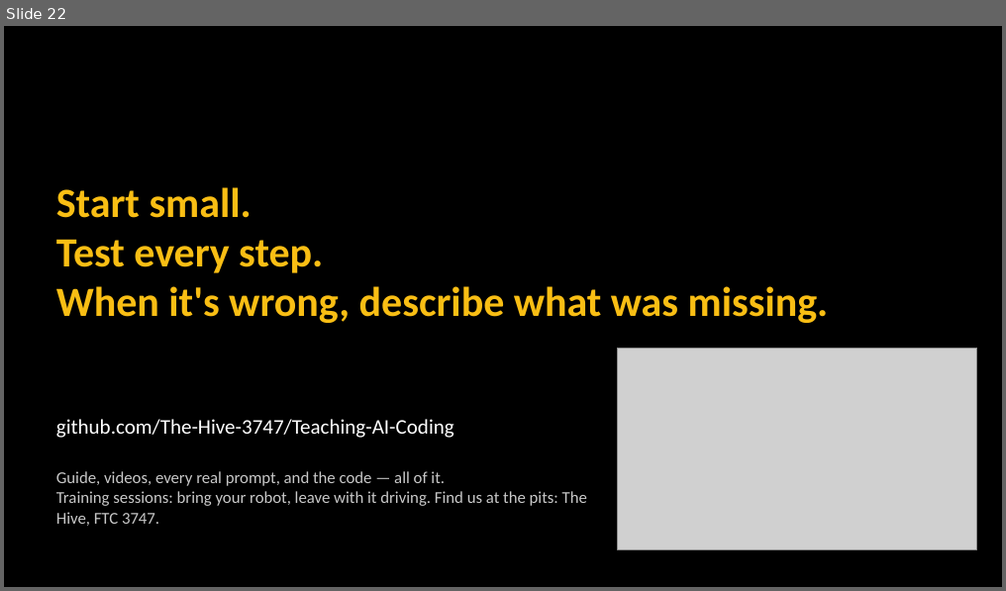
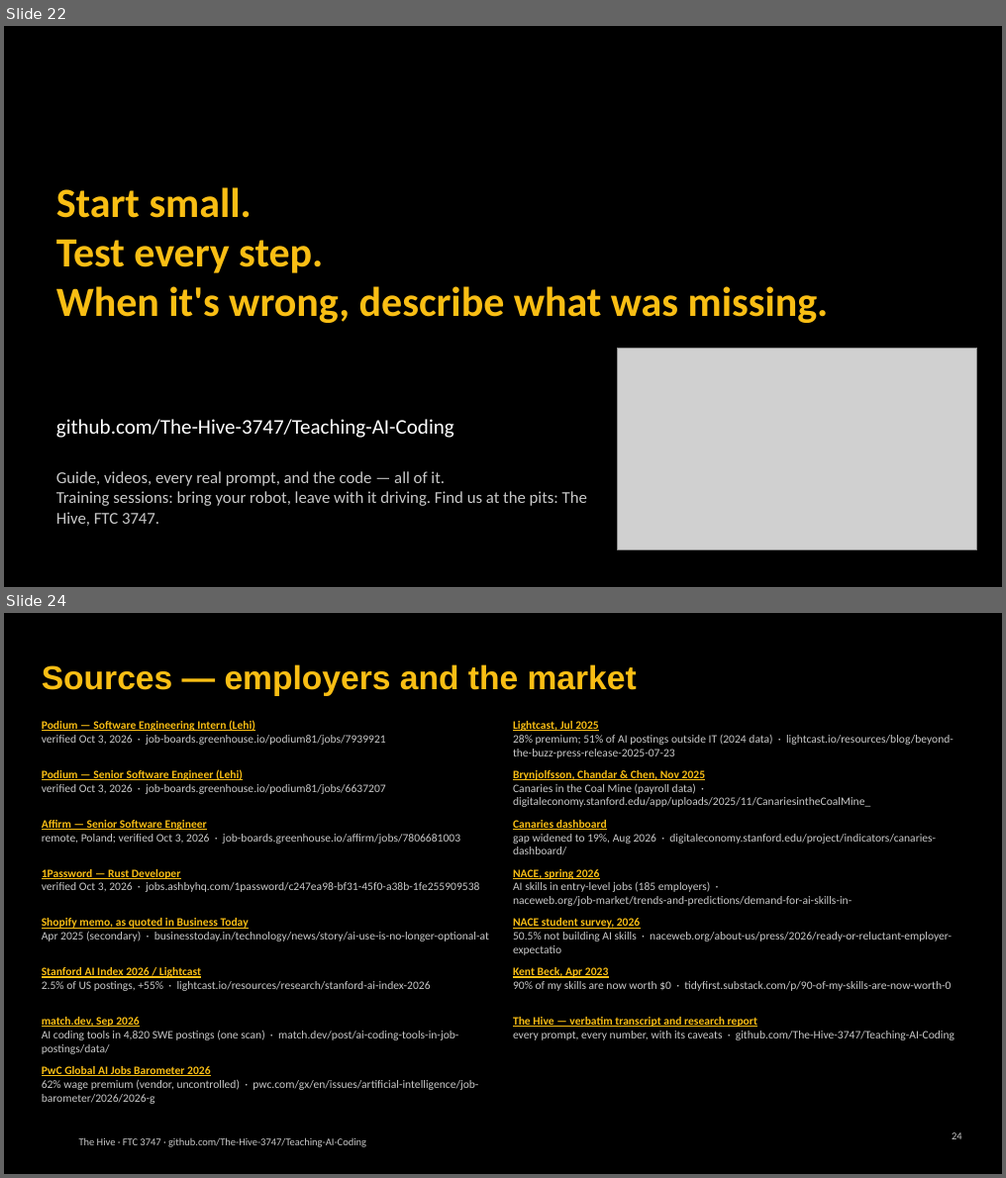
Before and after one commit to The-Hive-3747/Teaching-AI-Coding, a slide deck: slides/kickoff.pptx. Shown one above the other, each under a label of ours: slide 22 before the commit, slides 22 and 24 after it; the slides between them are not shown. The pictures are 1006x591 and 1006x1178 pixels, drawn with LibreOffice and Linux fonts; fonts in the diff are those of the drawing; grey boxes stand for pictures; background and template pictures are left out. Boxes give left, top, right and bottom in pixels: in the first picture for what was removed or moved away, otherwise in the second. Text is boxed around its words. In the diff, an @@ line names an element or a change of style, - is before the commit and + after.

```diff
--- a/slides/kickoff.pptx
+++ b/slides/kickoff.pptx
@@ slide 24 added at <box>4,613,1002,1174</box>, background #000000 @@
@@ title added at <box>42,664,637,696</box>, 32 pt, text #F9BE14, bold @@
+Sources — employers and the market
@@ text added at <box>42,720,386,745</box>, 11 pt, text #C8C8C8 @@
+Podium — Software Engineering Intern (Lehi)
+verified Oct 3, 2026 · job-boards.greenhouse.io/podium81/jobs/7939921
@@ text added at <box>513,721,953,759</box>, 11 pt, text #C8C8C8 @@
+Lightcast, Jul 2025
+28% premium; 51% of AI postings outside IT (2024 data) · lightcast.io/resources/blog/beyond-the-buzz-press-release-2025-07-23
@@ text added at <box>42,769,386,794</box>, 11 pt, text #C8C8C8 @@
+Podium — Senior Software Engineer (Lehi)
+verified Oct 3, 2026 · job-boards.greenhouse.io/podium81/jobs/6637207
@@ text added at <box>513,770,870,807</box>, 11 pt, text #C8C8C8 @@
+Brynjolfsson, Chandar & Chen, Nov 2025
+Canaries in the Coal Mine (payroll data) · digitaleconomy.stanford.edu/app/uploads/2025/11/CanariesintheCoalMine_
@@ text added at <box>42,820,460,844</box>, 11 pt, text #C8C8C8 @@
+Affirm — Senior Software Engineer
+remote, Poland; verified Oct 3, 2026 · job-boards.greenhouse.io/affirm/jobs/7806681003
@@ text added at <box>513,820,936,856</box>, 11 pt, text #C8C8C8 @@
+Canaries dashboard
+gap widened to 19%, Aug 2026 · digitaleconomy.stanford.edu/project/indicators/canaries-dashboard/
@@ text added at <box>42,869,479,892</box>, 11 pt, text #C8C8C8 @@
+1Password — Rust Developer
+verified Oct 3, 2026 · jobs.ashbyhq.com/1password/c247ea98-bf31-45f0-a38b-1fe255909538
@@ text added at <box>513,869,851,906</box>, 11 pt, text #C8C8C8 @@
+NACE, spring 2026
+AI skills in entry-level jobs (185 employers) · naceweb.org/job-market/trends-and-predictions/demand-for-ai-skills-in-
@@ text added at <box>42,918,489,942</box>, 11 pt, text #C8C8C8 @@
+Shopify memo, as quoted in Business Today
+Apr 2025 (secondary) · businesstoday.in/technology/news/story/ai-use-is-no-longer-optional-at
@@ text added at <box>513,918,951,956</box>, 11 pt, text #C8C8C8 @@
+NACE student survey, 2026
+50.5% not building AI skills · naceweb.org/about-us/press/2026/ready-or-reluctant-employer-expectatio
@@ text added at <box>42,966,431,991</box>, 11 pt, text #C8C8C8 @@
+Stanford AI Index 2026 / Lightcast
+2.5% of US postings, +55% · lightcast.io/resources/research/stanford-ai-index-2026
@@ text added at <box>513,966,950,991</box>, 11 pt, text #C8C8C8 @@
+Kent Beck, Apr 2023
+90% of my skills are now worth $0 · tidyfirst.substack.com/p/90-of-my-skills-are-now-worth-0
@@ text added at <box>42,1017,458,1055</box>, 11 pt, text #C8C8C8 @@
+match.dev, Sep 2026
+AI coding tools in 4,820 SWE postings (one scan) · match.dev/post/ai-coding-tools-in-job-postings/data/
@@ text added at <box>513,1017,954,1041</box>, 11 pt, text #C8C8C8 @@
+The Hive — verbatim transcript and research report
+every prompt, every number, with its caveats · github.com/The-Hive-3747/Teaching-AI-Coding
@@ text added at <box>42,1066,478,1104</box>, 11 pt, text #C8C8C8 @@
+PwC Global AI Jobs Barometer 2026
+62% wage premium (vendor, uncontrolled) · pwc.com/gx/en/issues/artificial-intelligence/job-barometer/2026/2026-g
@@ text added at <box>79,1138,366,1148</box>, 10 pt, text #C8C8C8 @@
+The Hive · FTC 3747 · github.com/The-Hive-3747/Teaching-AI-Coding
@@ page number added at <box>951,1133,962,1140</box>, 10 pt, text #C8C8C8 @@
+24
```
Also in this commit, not shown: 1 other slide added, 4 other files.
